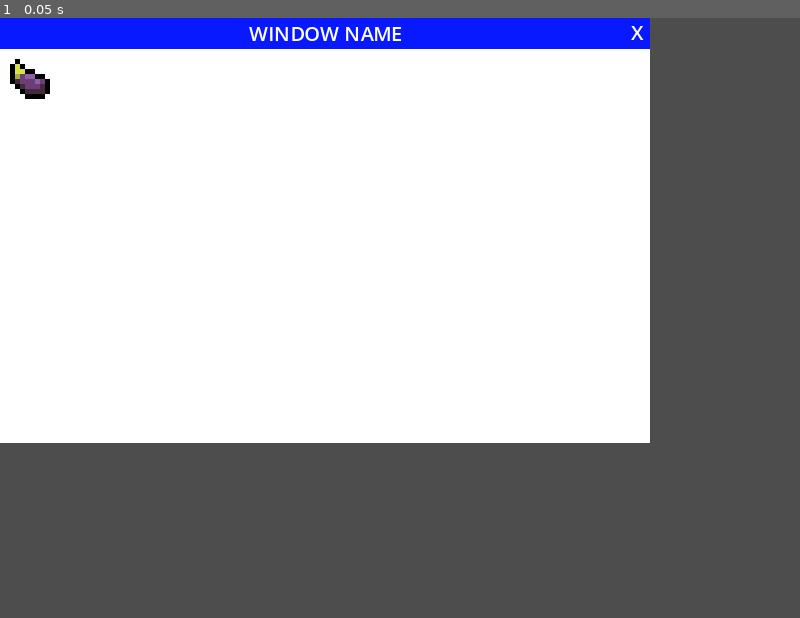
Above: before the commit, frame 1.
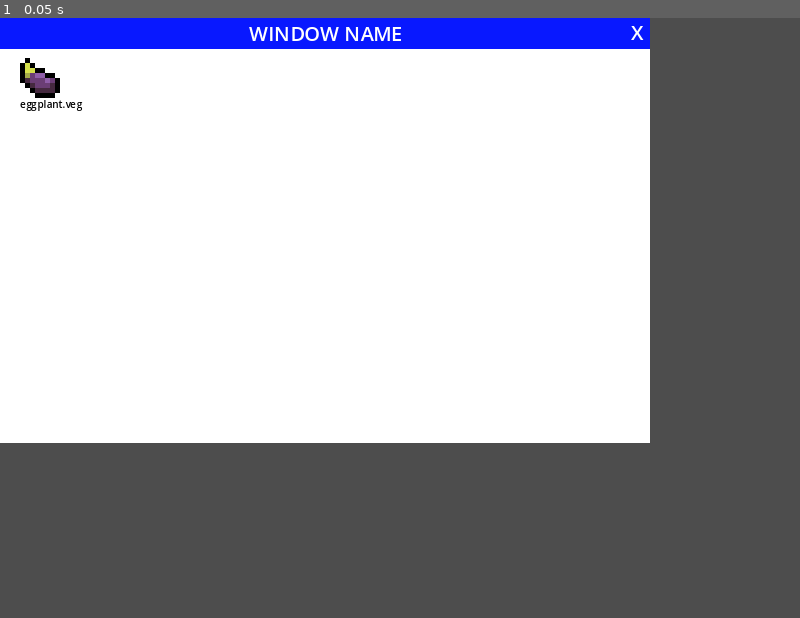
Above: after the commit, the same moment.

Repository: ermolinaj/FarmOS
Game: Godot game, scene res://scenes/test_screen.tscn
Two runs of this game, one before a commit and one after it. Both use one fixed random seed, a clock stepped at 60 frames per second and the inputs below.
Inputs:
- Up to frame 1 (0.05 s): no input

The runs differ from the first frame. In frame 1, 0.3% of the frame differs, in the area x 1-11%, y 6-16%.

Commit message:
Base window and base Icon
Basic scenes for windows and icons

Diff:
--- /dev/null
+++ b/scenes/basic-window.tscn
@@ -0,0 +1,50 @@
+[gd_scene load_steps=4 format=3 uid="uid://bgxpkreaifljd"]
+
+[ext_resource type="Script" path="res://scripts/basic-window.gd" id="1_g81yx"]
+[ext_resource type="PackedScene" uid="uid://b8n10kf3gp0fe" path="res://scenes/icon.tscn" id="2_0mjbu"]
+
+[sub_resource type="LabelSettings" id="LabelSettings_xse8k"]
+
+[node name="BasicWindow" type="ColorRect"]
+offset_right = 640.0
+offset_bottom = 480.0
+script = ExtResource("1_g81yx")
+
+[node name="Tab" type="ColorRect" parent="."]
+layout_mode = 0
+offset_right = 640.0
+offset_bottom = 25.0
+color = Color(0.0313726, 0.0941176, 1, 1)
+
+[node name="WindowNameLabel" type="Label" parent="Tab"]
+layout_mode = 1
+anchors_preset = 8
+anchor_left = 0.5
+anchor_top = 0.5
+anchor_right = 0.5
+anchor_bottom = 0.5
+offset_left = -20.0
+offset_top = -11.5
+offset_right = 20.0
+offset_bottom = 11.5
+grow_horizontal = 2
+grow_vertical = 2
+text = "WINDOW NAME"
+label_settings = SubResource("LabelSettings_xse8k")
+
+[node name="CloseSymbol" type="Label" parent="Tab"]
+layout_mode = 1
+anchors_preset = 1
+anchor_left = 1.0
+anchor_right = 1.0
+offset_left = -15.0
+offset_right = -4.0
+offset_bottom = 26.0
+grow_horizontal = 0
+text = "X"
+
+[node name="Icon" parent="." instance=ExtResource("2_0mjbu")]
+position = Vector2(0, 25)
+
+[node name="Icon2" parent="." instance=ExtResource("2_0mjbu")]
+position = Vector2(36, 25)
--- /dev/null
+++ b/scenes/icon.tscn
@@ -0,0 +1,38 @@
+[gd_scene load_steps=4 format=3 uid="uid://b8n10kf3gp0fe"]
+
+[ext_resource type="Texture2D" uid="uid://wk8gs6blsp12" path="res://assets/TinyRanch_Crops.png" id="1_owy57"]
+
+[sub_resource type="LabelSettings" id="LabelSettings_5tkv2"]
+line_spacing = 1.0
+font_size = 8
+font_color = Color(0, 0, 0, 1)
+
+[sub_resource type="RectangleShape2D" id="RectangleShape2D_yws5g"]
+size = Vector2(32, 45.4375)
+
+[node name="Icon" type="Node2D"]
+
+[node name="Image" type="Sprite2D" parent="."]
+position = Vector2(20, 16)
+scale = Vector2(2, 2)
+texture = ExtResource("1_owy57")
+hframes = 7
+vframes = 15
+frame = 28
+
+[node name="Text" type="Label" parent="."]
+offset_left = 4.0
+offset_top = 32.0
+offset_right = 36.0
+offset_bottom = 45.0
+pivot_offset = Vector2(16, -9)
+text = "test.veg"
+label_settings = SubResource("LabelSettings_5tkv2")
+metadata/_edit_use_anchors_ = true
+
+[node name="SelectionArea" type="Area2D" parent="."]
+position = Vector2(16, 24)
+
+[node name="CollisionShape2D" type="CollisionShape2D" parent="SelectionArea"]
+position = Vector2(4, 1.28125)
+shape = SubResource("RectangleShape2D_yws5g")
--- /dev/null
+++ b/scenes/test-window.tscn
@@ -0,0 +1,7 @@
+[gd_scene load_steps=2 format=3 uid="uid://xjsdafmh1ifa"]
+
+[ext_resource type="PackedScene" uid="uid://bgxpkreaifljd" path="res://scenes/basic-window.tscn" id="1_mfvpp"]
+
+[node name="TestWindow" type="Node2D"]
+
+[node name="ColorRect" parent="." instance=ExtResource("1_mfvpp")]
--- a/scenes/test_screen.tscn
+++ b/scenes/test_screen.tscn
@@ -1,17 +1,14 @@
 [gd_scene load_steps=4 format=3 uid="uid://cske73tridhoo"]
 
-[ext_resource type="Texture2D" uid="uid://btb7kh7m76bx3" path="res://assets/Windows_3.11_workspace.png" id="1_fovjx"]
 [ext_resource type="Texture2D" uid="uid://wk8gs6blsp12" path="res://assets/TinyRanch_Crops.png" id="2_jyr8l"]
 
 [sub_resource type="LabelSettings" id="LabelSettings_xse8k"]
 
+[sub_resource type="LabelSettings" id="LabelSettings_5mvrb"]
+font_size = 8
+font_color = Color(0, 0, 0, 1)
+
 [node name="TestScreen" type="Node2D"]
-
-[node name="Windows3_11Workspace" type="Sprite2D" parent="."]
-visible = false
-position = Vector2(21, 226)
-scale = Vector2(2.13, 2.125)
-texture = ExtResource("1_fovjx")
 
 [node name="CanvasLayer" type="CanvasLayer" parent="."]
 
@@ -20,6 +17,7 @@
 offset_bottom = 340.0
 
 [node name="Tab" type="ColorRect" parent="CanvasLayer/ColorRect"]
+layout_mode = 0
 offset_right = 520.0
 offset_bottom = 25.0
 color = Color(0.0313726, 0.0941176, 1, 1)
@@ -51,10 +49,23 @@
 grow_horizontal = 0
 text = "X"
 
-[node name="Sprite2D" type="Sprite2D" parent="CanvasLayer/ColorRect"]
-position = Vector2(8, 33)
+[node name="Node2D" type="Node2D" parent="CanvasLayer/ColorRect"]
+position = Vector2(16, 32)
+
+[node name="Sprite2D" type="Sprite2D" parent="CanvasLayer/ColorRect/Node2D"]
 scale = Vector2(4, 4)
 texture = ExtResource("2_jyr8l")
 offset = Vector2(4, 4)
 region_enabled = true
 region_rect = Rect2(0, 16, 8, 8)
+
+[node name="Label" type="Label" parent="CanvasLayer/ColorRect/Node2D"]
+offset_top = 31.0
+offset_right = 50.0
+offset_bottom = 54.0
+text = "eggplant.veg
+"
+label_settings = SubResource("LabelSettings_5mvrb")
+
+[node name="Marker2D" type="Marker2D" parent="."]
+position = Vector2(26, 48)
--- /dev/null
+++ b/scripts/basic-window.gd
@@ -0,0 +1,11 @@
+extends ColorRect
+
+
+# Called when the node enters the scene tree for the first time.
+func _ready():
+	pass # Replace with function body.
+
+
+# Called every frame. 'delta' is the elapsed time since the previous frame.
+func _process(delta):
+	pass
--- /dev/null
+++ b/scripts/test_screen.gd
@@ -0,0 +1,13 @@
+extends Node2D
+
+
+# Called when the node enters the scene tree for the first time.
+func _ready():
+	pass # Replace with function body.
+
+
+# Called every frame. 'delta' is the elapsed time since the previous frame.
+func _process(delta):
+	Input.get
+
+func _input(event):
